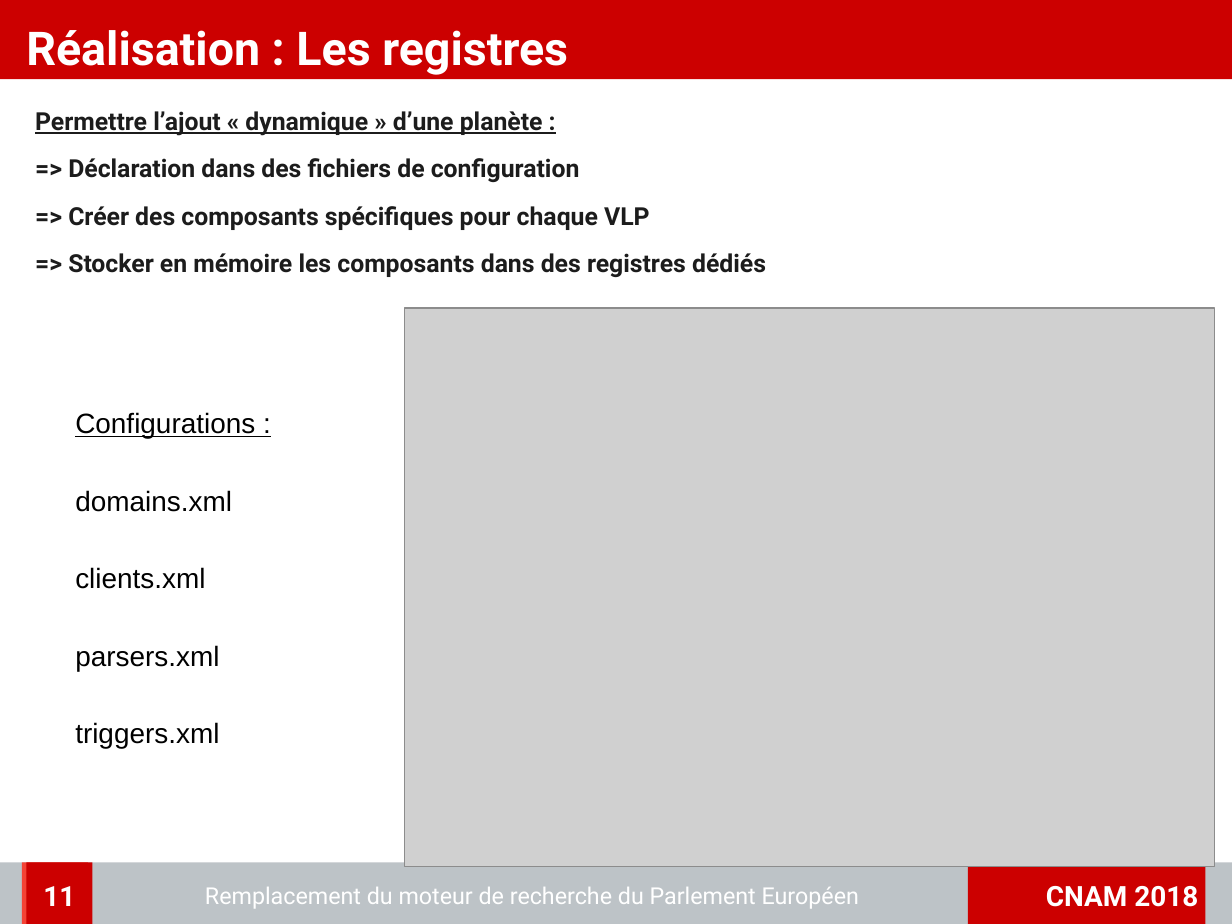
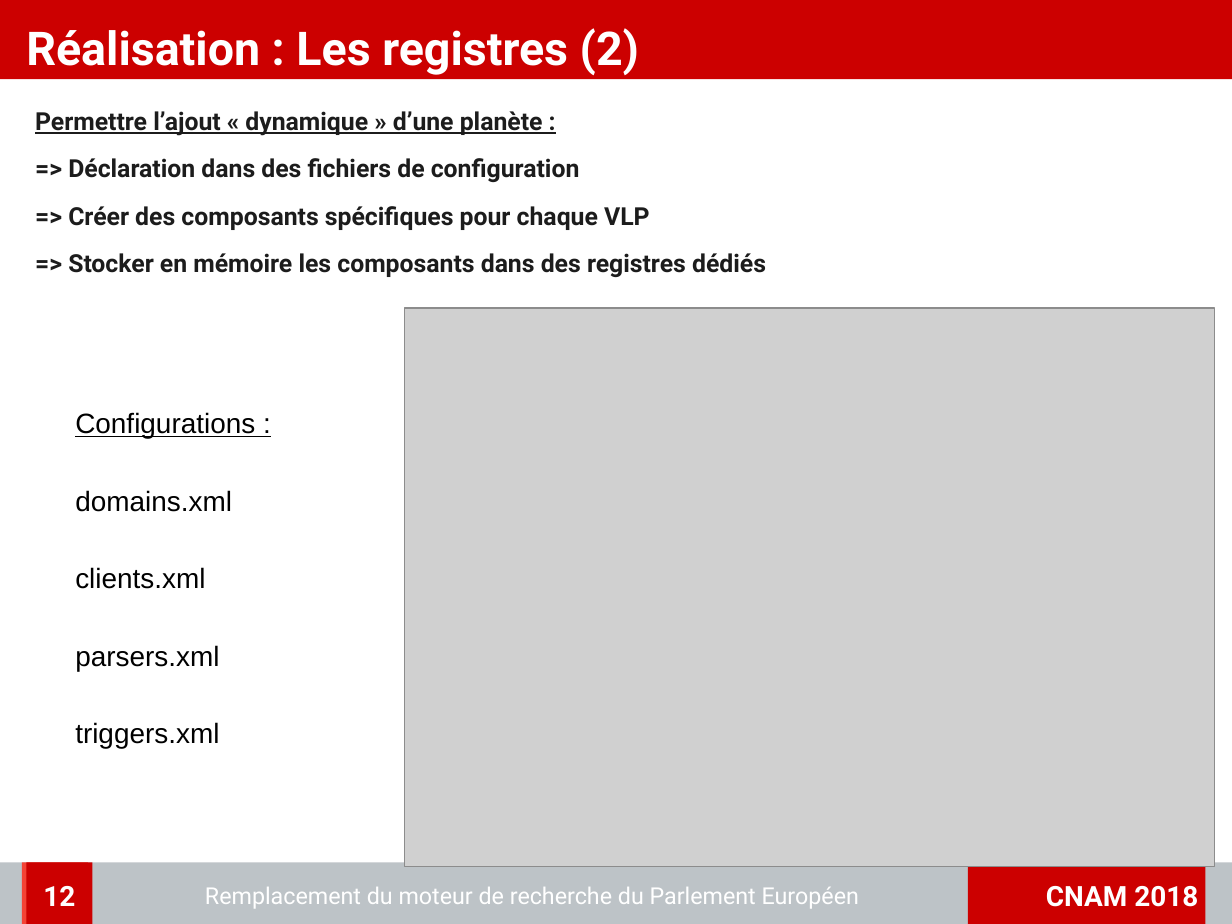
Before and after one commit to charleshuber/4tfront, a slide deck: slide 12 of memoire/presentation/memoire_presentation.odp (slide 11 before the commit). Drawn at 1232x924 pixels with LibreOffice and Linux fonts; fonts in the diff are those of the drawing; grey boxes stand for pictures; background and template pictures are left out. Boxes give left, top, right and bottom in pixels: in the first picture for what was removed or moved away, otherwise in the second. Text is boxed around its words. In the diff, an @@ line names an element or a change of style, - is before the commit and + after.

```diff
--- a/memoire/presentation/memoire_presentation.odp
+++ b/memoire/presentation/memoire_presentation.odp
@@ title at (26, 28, 639, 75): text changed @@
-Réalisation : Les registres
+Réalisation : Les registres (2)
@@ page number at (43, 886, 75, 906): text changed @@
-11
+12
```
Also in this commit, not shown: 1 slide added, 7 other files.
